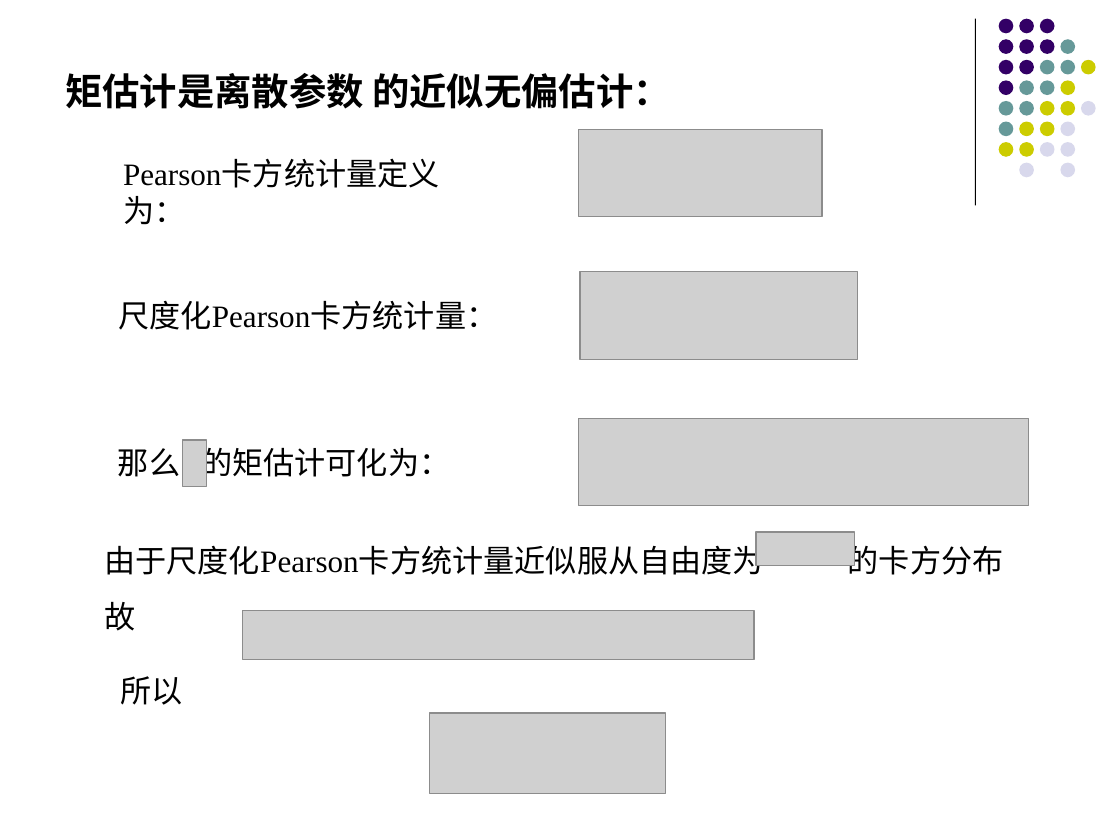
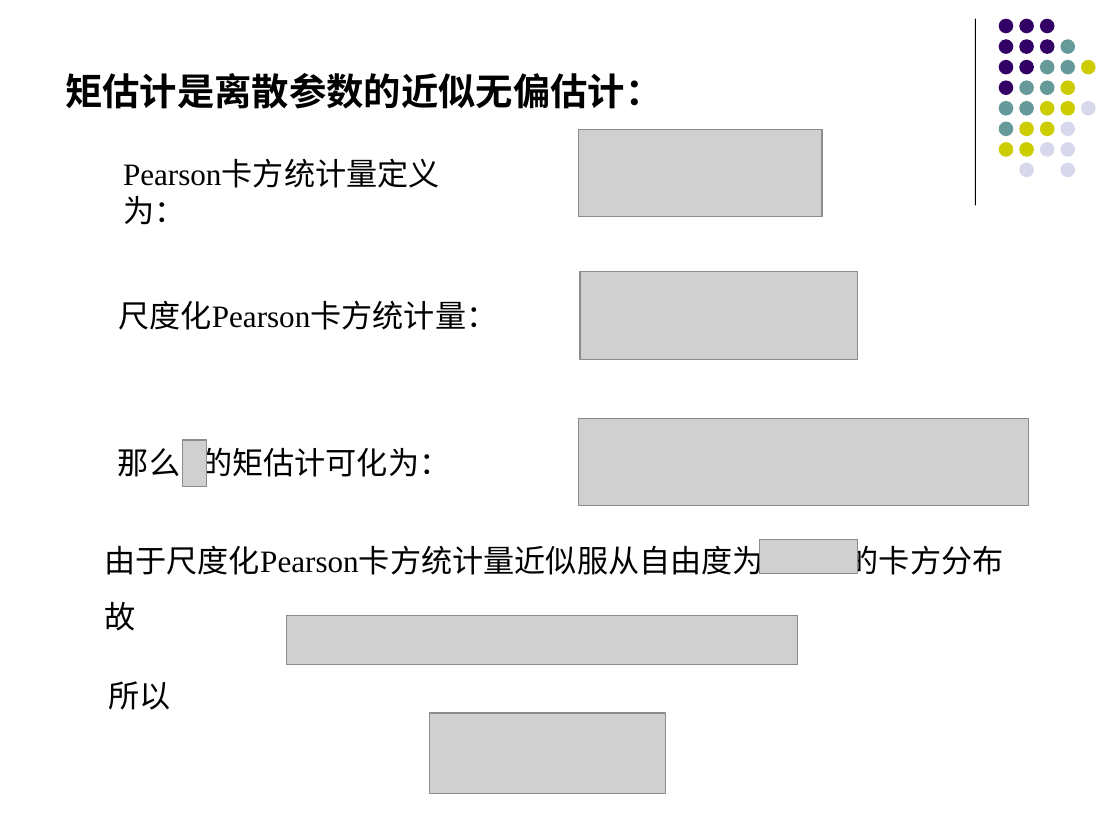
Before and after one commit to lizhengxiao/Non-life-Insurance-Actuarial-Science, a slide deck: slide 110 of Lectures/7 - Classification Rating and Generalized Linear Models.pptx. Drawn at 1120x840 pixels with LibreOffice and Linux fonts; fonts in the diff are those of the drawing; grey boxes stand for pictures. Boxes give left, top, right and bottom in pixels: in the first picture for what was removed or moved away, otherwise in the second. Text is boxed around its words. In the diff, an @@ line names an element or a change of style, - is before the commit and + after.

```diff
--- a/Lectures/7 - Classification Rating and Generalized Linear Models.pptx
+++ b/Lectures/7 - Classification Rating and Generalized Linear Models.pptx
@@ text at [65, 73, 662, 109]: spaces changed @@
-矩估计是离散参数 的近似无偏估计：
+矩估计是离散参数的近似无偏估计：
@@ picture: place and size @@
-picture at [756, 532, 855, 566]
+picture at [759, 540, 858, 573]
@@ picture: place and size @@
-picture at [243, 610, 755, 659]
+picture at [287, 616, 799, 664]
@@ text "所以": place and size @@
-text "所以" at [121, 676, 183, 705]
+text "所以" at [109, 681, 171, 710]
```
Also in this commit, not shown: 14 other slides changed, 5 other files.
